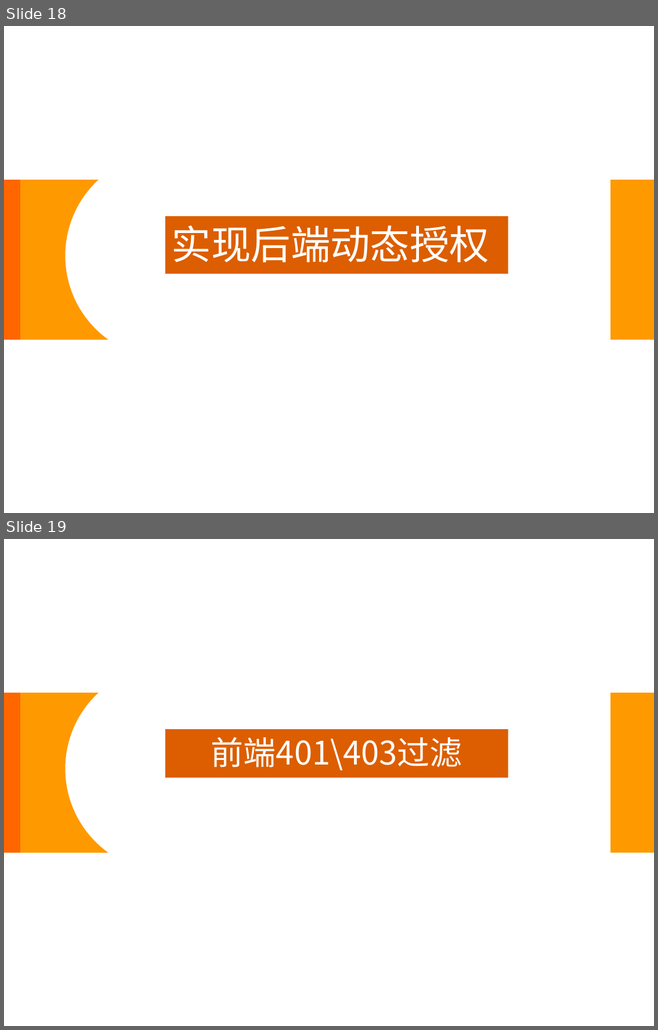
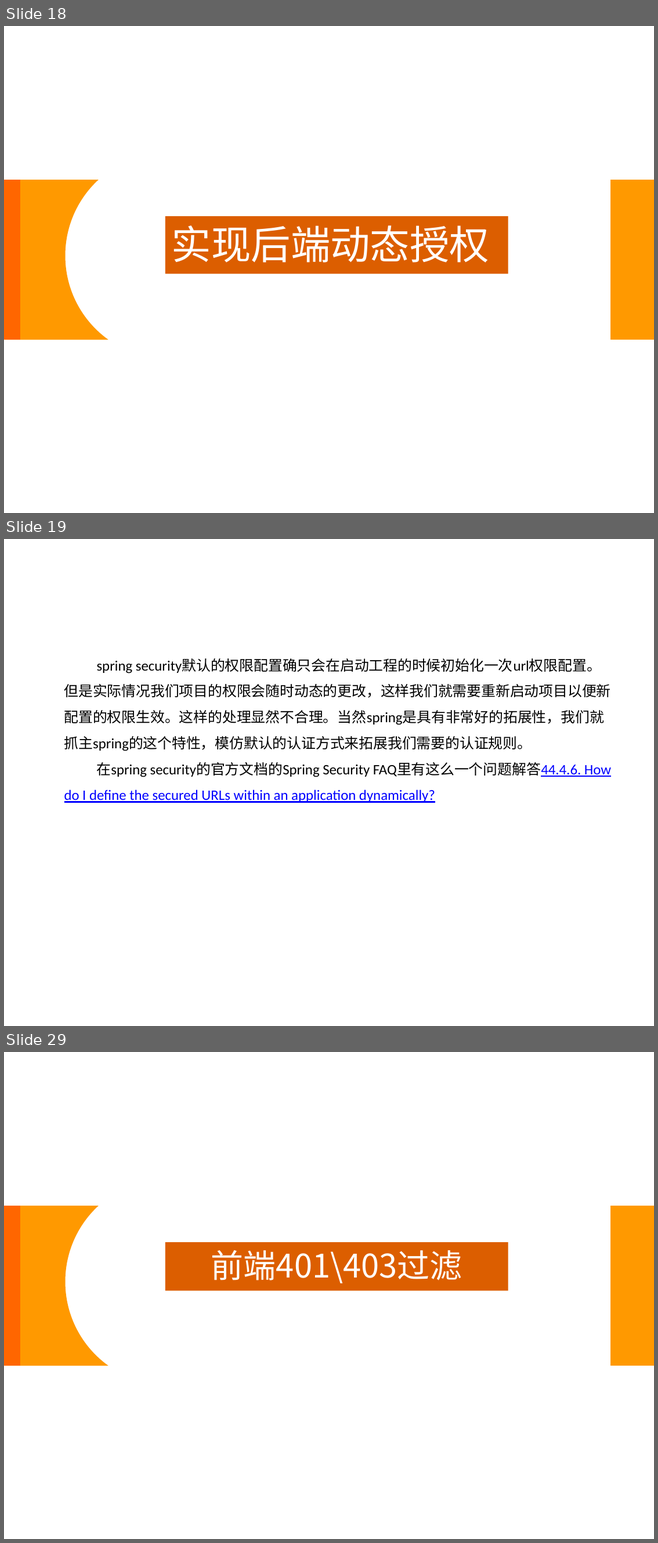
Before and after one commit to wmz6762/security-demo, a slide deck: Spring Security.pptx. Shown one above the other, each under a label of ours: slides 18 and 19 before the commit, slides 18, 19 and 29 after it; the slides between them are not shown. The pictures are 658x1030 and 658x1543 pixels, drawn with LibreOffice and Linux fonts; fonts in the diff are those of the drawing; background and template pictures are left out. Boxes give left, top, right and bottom in pixels: in the first picture for what was removed or moved away, otherwise in the second. Text is boxed around its words. In the diff, an @@ line names an element or a change of style, - is before the commit and + after.

```diff
--- a/Spring Security.pptx
+++ b/Spring Security.pptx
@@ slide 19 added at (4,539,654,1026), background picture (left out) @@
@@ text added at (64,658,611,803), 16 pt, text #000000 @@
+spring security默认的权限配置确只会在启动工程的时候初始化一次url权限配置。但是实际情况我们项目的权限会随时动态的更改，这样我们就需要重新启动项目以便新配置的权限生效。这样的处理显然不合理。当然spring是具有非常好的拓展性，我们就抓主spring的这个特性，模仿默认的认证方式来拓展我们需要的认证规则。
+在spring security的官方文档的Spring Security FAQ里有这么一个问题解答44.4.6. How do I define the secured URLs within an application dynamically?
@@ what was slide 19 is now slide 29 @@
```
Also in this commit, not shown: 9 other slides added, 1 other file.
